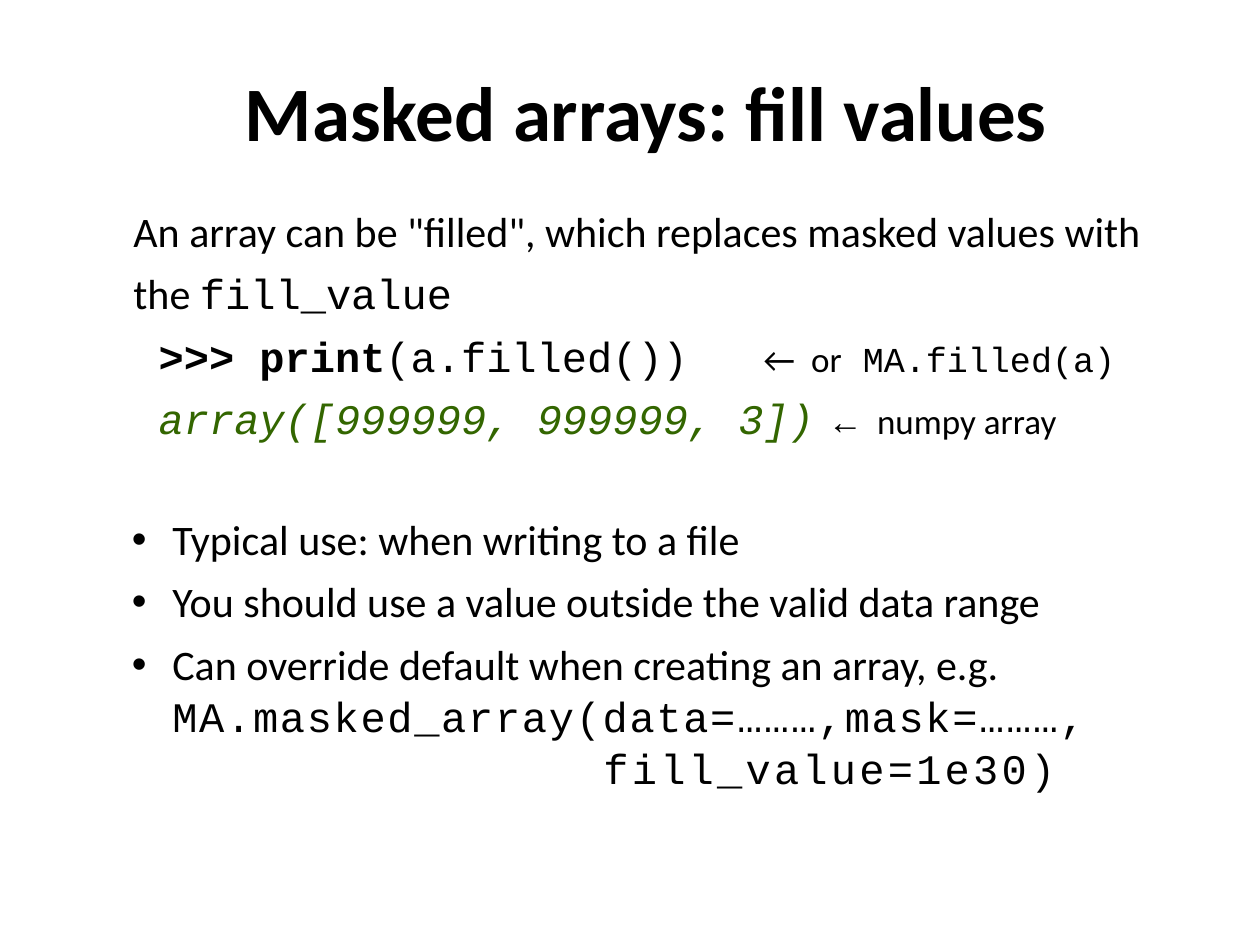
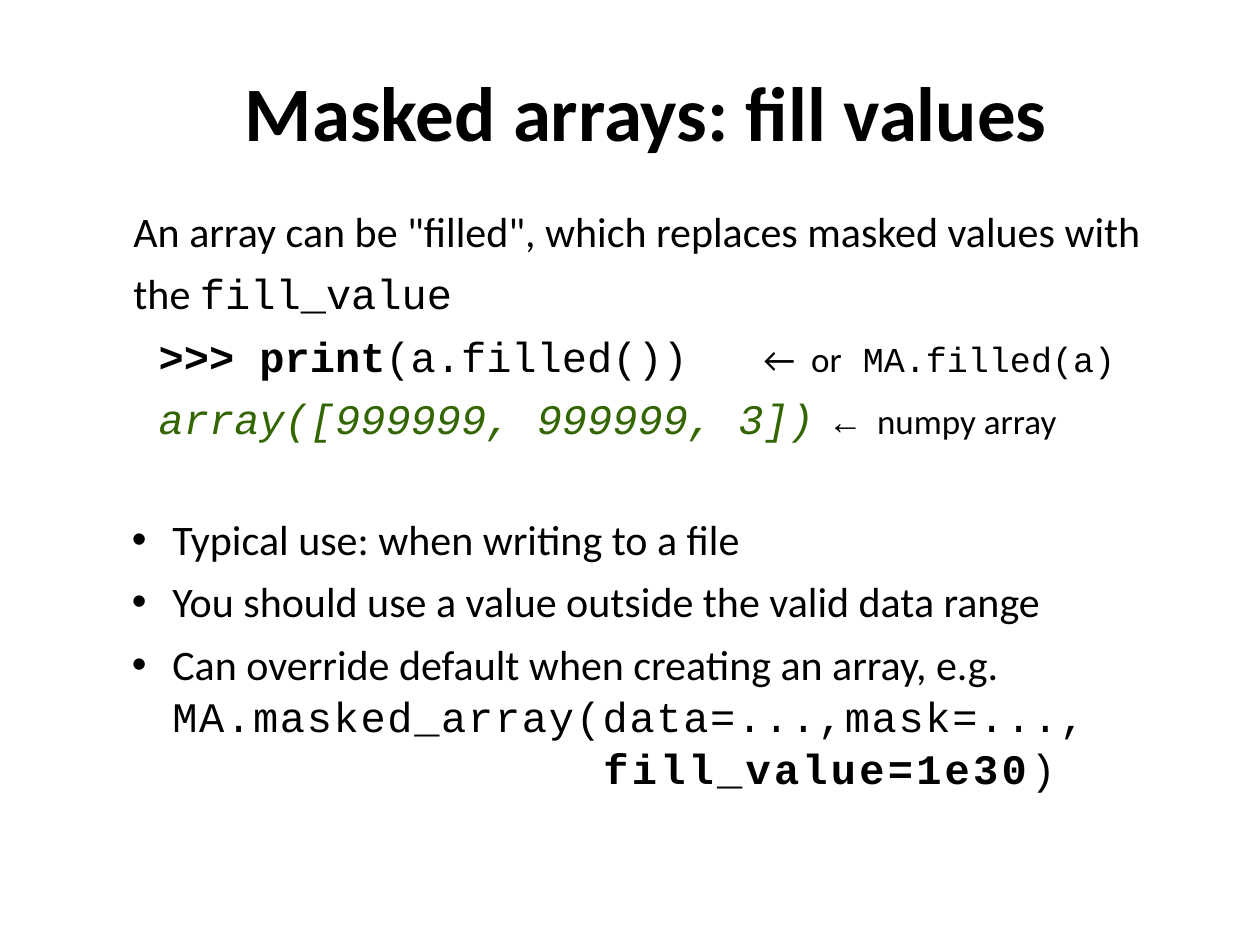
Before and after one commit to ncasuk/ncas-isc, a slide deck: slide 33 of python/presentations/handling_arrays/numpy.pptx. Drawn at 1260x945 pixels with LibreOffice and Linux fonts; fonts in the diff are those of the drawing; background and template pictures are left out. Boxes give left, top, right and bottom in pixels: in the first picture for what was removed or moved away, otherwise in the second. Text is boxed around its words. In the diff, an @@ line names an element or a change of style, - is before the commit and + after.

Commit message:
Updated presentations

```diff
--- a/python/presentations/handling_arrays/numpy.pptx
+++ b/python/presentations/handling_arrays/numpy.pptx
@@ text at bbox=[172, 650, 1085, 793]: text changed @@
-• Can override default when creating an array, e.g.
-  MA.masked_array(data=………,mask=………,
-  fill_value=1e30)
+• Can override default when creating an array, e.g.
+  MA.masked_array(data=...,mask=...,
+  fill_value=1e30)
```
Also in this commit, not shown: 2 other slides changed, 13 other files.
